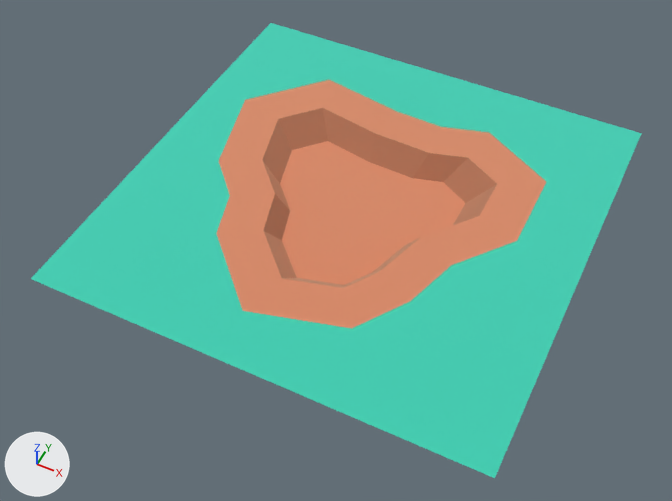
One commit to the glTF model packs/nature-kit/ground-pathtile.glb: the scene before it, then after it.
Before and after are seen from a camera (50 mm lens) standing at (0.603, -1.316, 1.404) and looking at (-0.013, -0.083, -0.137). The lights are fixed; the arrows at lower left show +X, +Y and +Z. The picture after the commit comes second. Where no turn or scale is listed for an object, it has been applied to the vertices.

In view in the first picture: 'ground_pathTile'.
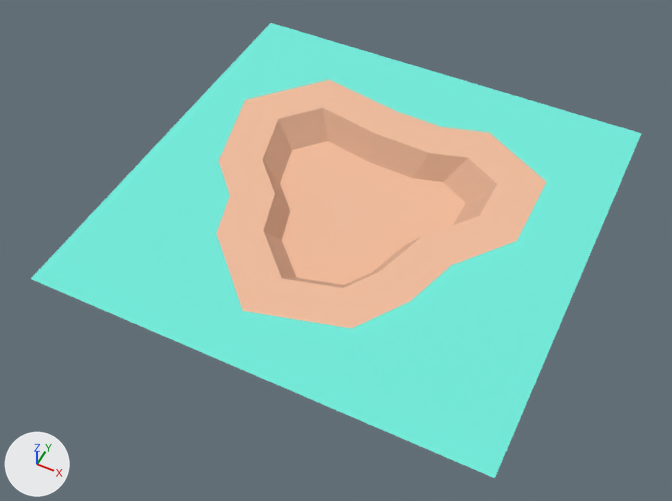
What differs and where, as boxes [x1, y1, x2, y2] in the pictures (672 x 501 px):
'ground_pathTile', surface changed (lighter)
    both: [31, 23, 642, 478]

What changed in the scene script:
```text
Change mat_grass:
    mat_grass.metallic: 1.0 -> 0.0
Change mat_dirt:
    mat_dirt.metallic: 1.0 -> 0.0
Change mat_dirtdark:
    mat_dirtdark.metallic: 1.0 -> 0.0
Remove ob_tmpparent:
    ob_tmpparent = bpy.data.objects.new('tmpParent', None)
    ob_tmpparent.location = (0.0, 0.0, 0.0)
```
